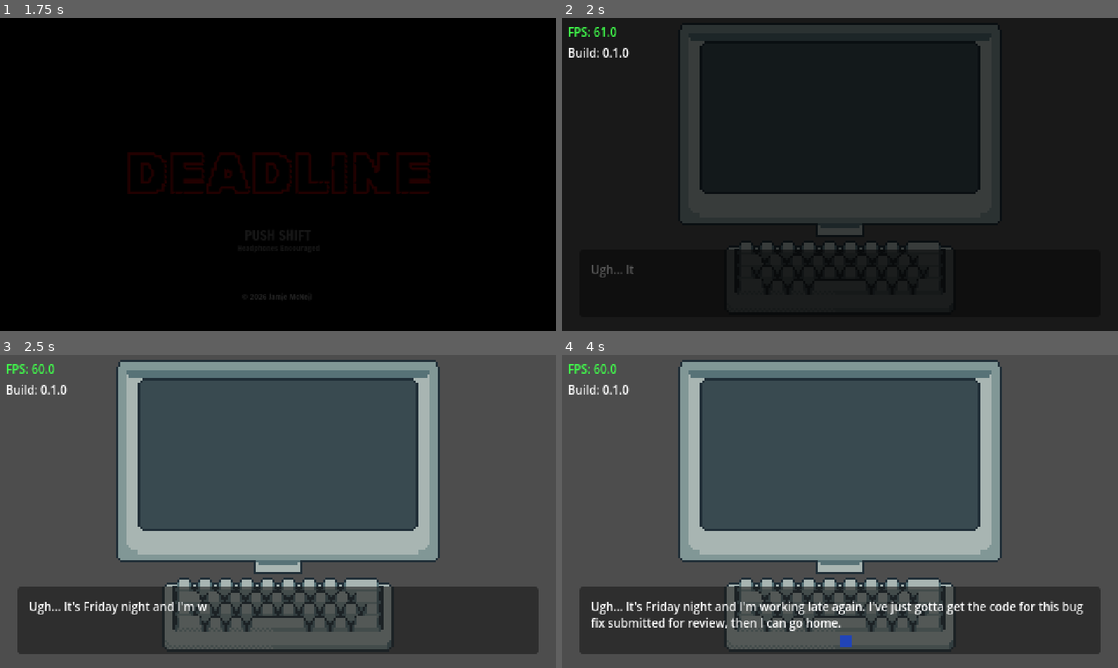
Above: before the commit, frames 1-4 (two rows, left to right).
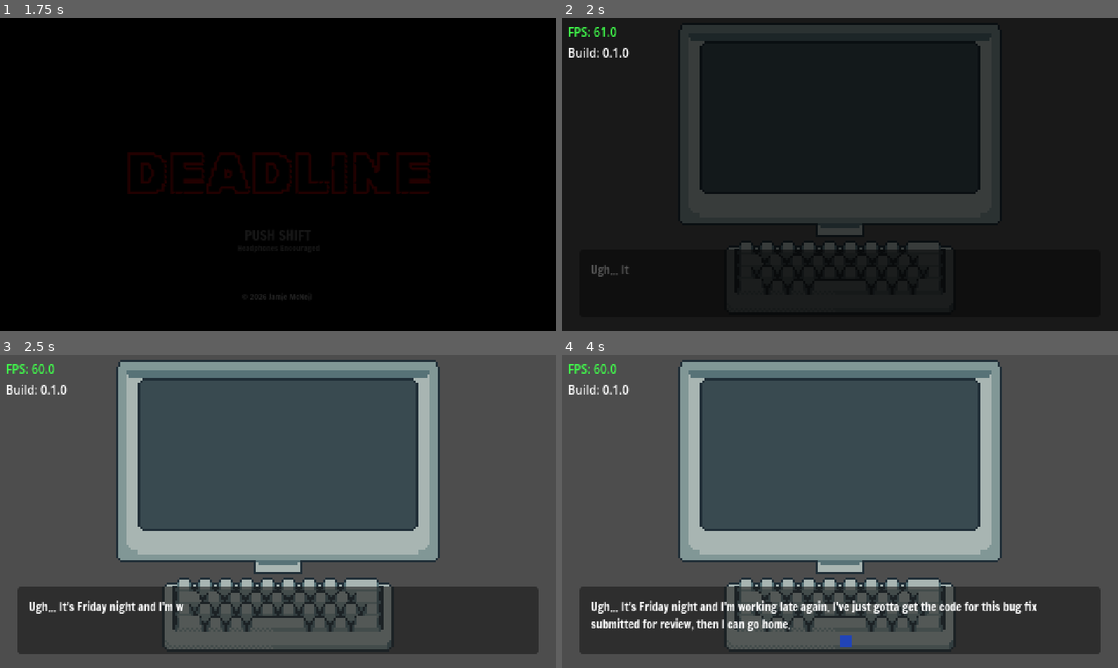
Above: after the commit, the same moments.

Repository: mcneiljv/game-off-2026
Game: Godot game, scene res://src/core/main_game/title_screen.tscn
Same seed, same stepped clock (60 frames per second), same inputs: the game is played once before the commit and once after it. Sound files missing from this copy of the repository are replaced by a short silence.
Inputs:
- Up to frame 1 (1.75 s): hold Shift (left_shift) from 1.28 s (still down)
- Up to frame 2 (2 s): keep holding Shift (left_shift)
- Up to frame 3 (2.5 s): release Shift (left_shift) at 2.03 s
- Up to frame 4 (4 s): hold Shift (left_shift) from 3.53 s (still down)

Frame 1 is identical in both runs. In frame 2, 0.1% of the frame differs, in the area x 5-13%, y 78-83%; in frame 3, 0.6%; in frame 4, 2.7%, in the area x 5-94%, y 78-89%.

Commit message:
Add Monospaced font for coding segments; Apply Francois text to dialog

Diff:
--- a/src/core/main_game/ending.tscn
+++ b/src/core/main_game/ending.tscn
@@ -1,4 +1,6 @@
 [gd_scene format=3 uid="uid://djf06t30qkb5k"]
+
+[ext_resource type="FontFile" uid="uid://1psixc77vck8" path="res://assets/fonts/FrancoisOne-Regular.ttf" id="1_tughf"]
 
 [node name="Ending" type="Node" unique_id=133743790]
 
@@ -22,4 +24,5 @@
 offset_bottom = 11.5
 grow_horizontal = 2
 grow_vertical = 2
+theme_override_fonts/font = ExtResource("1_tughf")
 text = "Thanks for playing!"
--- a/src/core/main_game/main.tscn
+++ b/src/core/main_game/main.tscn
@@ -3,8 +3,10 @@
 [ext_resource type="Script" uid="uid://d0njw65b6v505" path="res://src/core/main_game/main_game.gd" id="1_h7gx0"]
 [ext_resource type="PackedScene" uid="uid://cnih6qr78gvty" path="res://src/debug/debug_overlay.tscn" id="1_l4v7s"]
 [ext_resource type="Script" uid="uid://bj4w8kp4t2elj" path="res://src/core/main_game/monitor.gd" id="2_h7gx0"]
+[ext_resource type="FontFile" uid="uid://1psixc77vck8" path="res://assets/fonts/FrancoisOne-Regular.ttf" id="2_whnhu"]
 [ext_resource type="Texture2D" uid="uid://wy3e8hm53sxc" path="res://assets/art/monitor.png" id="3_0ndoo"]
 [ext_resource type="Texture2D" uid="uid://3fbml673pnoh" path="res://assets/art/keyboard-sprite-sheet.png" id="3_iu1vd"]
+[ext_resource type="FontFile" uid="uid://x7yjlo0iedxj" path="res://assets/fonts/RobotoMono-VariableFont_wght.ttf" id="4_b3g11"]
 [ext_resource type="AudioStream" uid="uid://cf0bm77ho67pp" path="res://assets/audio/ambience.wav" id="4_drj1i"]
 [ext_resource type="Script" uid="uid://bm0r88njpfl0p" path="res://src/core/main_game/keyboard.gd" id="4_hn61g"]
 [ext_resource type="AudioStream" uid="uid://bnpq1pqoc5wqa" path="res://assets/audio/keyboard-key.wav" id="5_yuwmb"]
@@ -44,6 +46,7 @@
 [node name="DialogLabel" type="RichTextLabel" parent="DialogBox/MarginLabel" unique_id=1863526824]
 unique_name_in_owner = true
 layout_mode = 2
+theme_override_fonts/normal_font = ExtResource("2_whnhu")
 theme_override_font_sizes/normal_font_size = 10
 bbcode_enabled = true
 scroll_active = false
@@ -84,6 +87,7 @@
 [node name="MonitorText" type="RichTextLabel" parent="Monitor/MarginContainer" unique_id=1103578258]
 unique_name_in_owner = true
 layout_mode = 2
+theme_override_fonts/normal_font = ExtResource("4_b3g11")
 theme_override_font_sizes/normal_font_size = 10
 bbcode_enabled = true
 visible_characters = 0
Binary file added: assets/fonts/RobotoMono-VariableFont_wght.ttf
Not shown, added: assets/fonts/RobotoMono-VariableFont_wght.ttf.import
